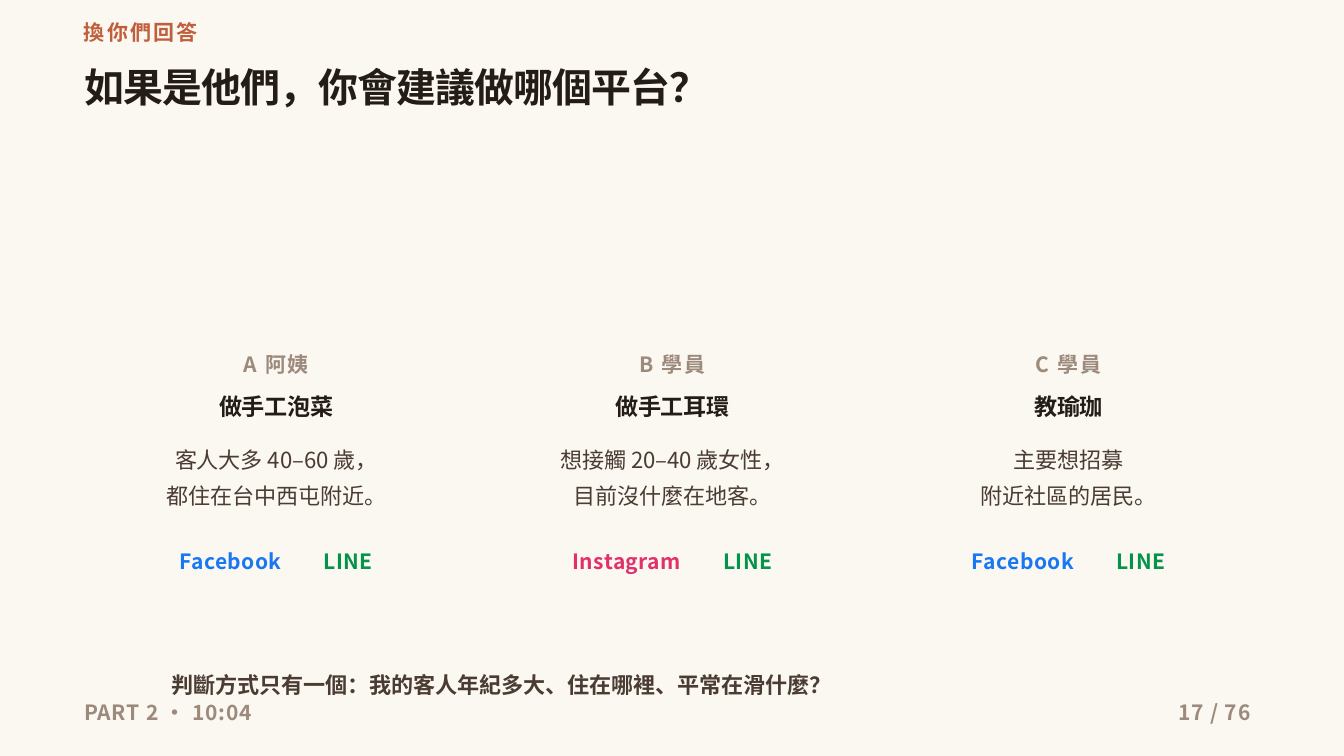
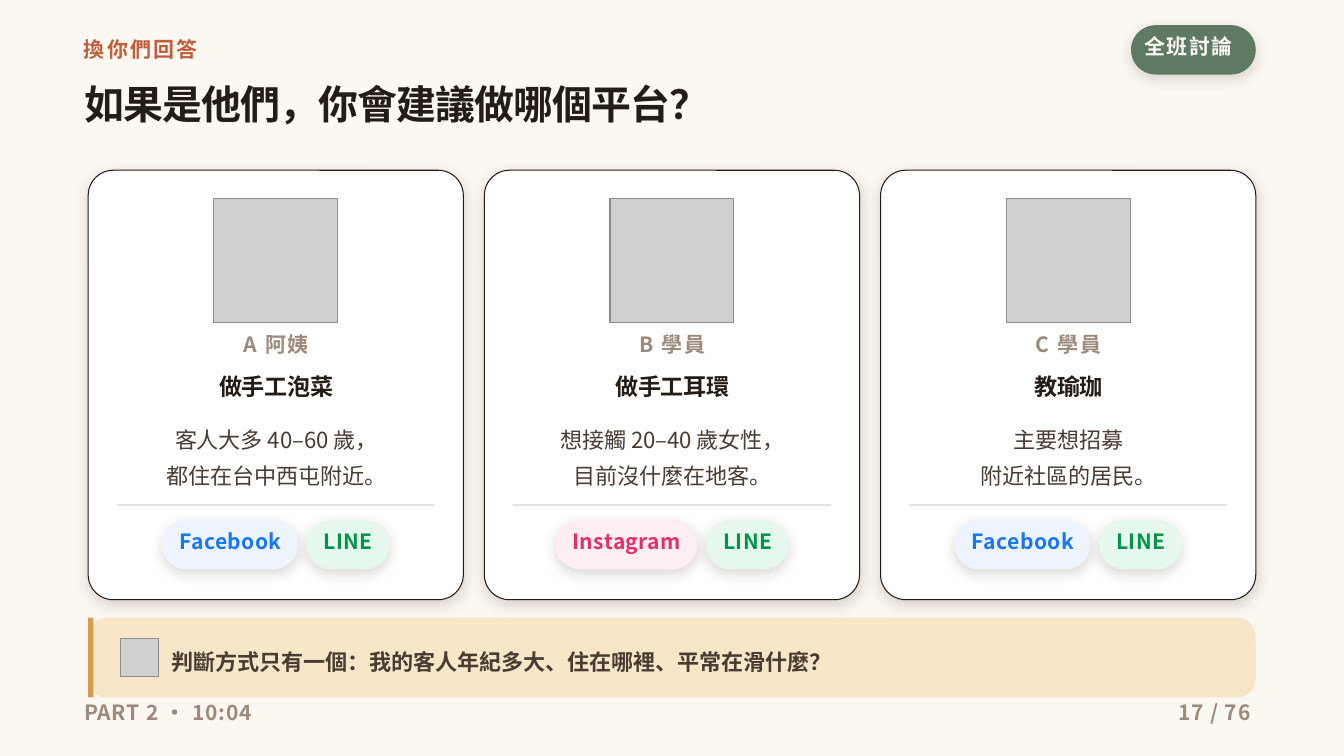
Before and after one commit to ja9705110/gogoeveryday, a slide deck: slide 17 of social-course/social-media-course-deck.pptx. Drawn at 1344x756 pixels with LibreOffice and Linux fonts; fonts in the diff are those of the drawing; grey boxes stand for pictures; background and template pictures are left out. Boxes give left, top, right and bottom in pixels: in the first picture for what was removed or moved away, otherwise in the second. Text is boxed around its words. In the diff, an @@ line names an element or a change of style, - is before the commit and + after.

```diff
--- a/social-course/social-media-course-deck.pptx
+++ b/social-course/social-media-course-deck.pptx
@@ rounded rectangle added at <box>1131,25,1256,75</box>, fill #5F7A63 @@
@@ text "換你們回答": place and size @@
-text "換你們回答" at <box>84,22,197,42</box>
+text "換你們回答" at <box>84,39,197,59</box>
@@ text "如果是他們，你會建議做哪個平台？": place and size @@
-text "如果是他們，你會建議做哪個平台？" at <box>84,67,709,107</box>
+text "如果是他們，你會建議做哪個平台？" at <box>84,84,709,124</box>
@@ rounded rectangle added at <box>89,170,464,600</box>, fill #FFFFFF, outline #241C17 0.75 pt @@
@@ rounded rectangle added at <box>485,170,860,600</box>, fill #FFFFFF, outline #241C17 0.75 pt @@
@@ rounded rectangle added at <box>881,170,1256,600</box>, fill #FFFFFF, outline #241C17 0.75 pt @@
@@ picture added at <box>214,199,338,323</box> @@
@@ picture added at <box>610,199,734,323</box> @@
@@ picture added at <box>1006,199,1130,323</box> @@
@@ rectangle added at <box>117,504,436,506</box>, fill #241C17 at 12% opacity @@
@@ rectangle added at <box>513,504,832,506</box>, fill #241C17 at 12% opacity @@
@@ rectangle added at <box>909,504,1228,506</box>, fill #241C17 at 12% opacity @@
@@ rounded rectangle added at <box>162,520,298,570</box>, fill #EEF4FF @@
@@ rounded rectangle added at <box>307,520,389,570</box>, fill #E6F8EE @@
@@ rounded rectangle added at <box>556,520,698,570</box>, fill #FDEEF4 @@
@@ rounded rectangle added at <box>706,520,788,570</box>, fill #E6F8EE @@
@@ rounded rectangle added at <box>955,520,1091,570</box>, fill #EEF4FF @@
@@ rounded rectangle added at <box>1099,520,1182,570</box>, fill #E6F8EE @@
@@ 15 texts: place and size @@
-15 texts at <box>166,354,1165,574</box>
+15 texts at <box>166,334,1165,554</box>
@@ rounded rectangle added at <box>89,618,1256,698</box>, fill #F8E6C9 @@
@@ rectangle added at <box>89,618,94,698</box>, fill #D99A4E @@
@@ picture added at <box>121,639,159,678</box> @@
@@ text "判斷方式只有一個：我的客人年紀多大、住在哪裡、平常在滑什麼？": place and size @@
-text "判斷方式只有一個：我的客人年紀多大、住在哪裡、平常在滑什麼？" at <box>171,674,831,695</box>
+text "判斷方式只有一個：我的客人年紀多大、住在哪裡、平常在滑什麼？" at <box>171,651,831,672</box>
```
Also in this commit, not shown: 75 other slides changed, 9 other files.
